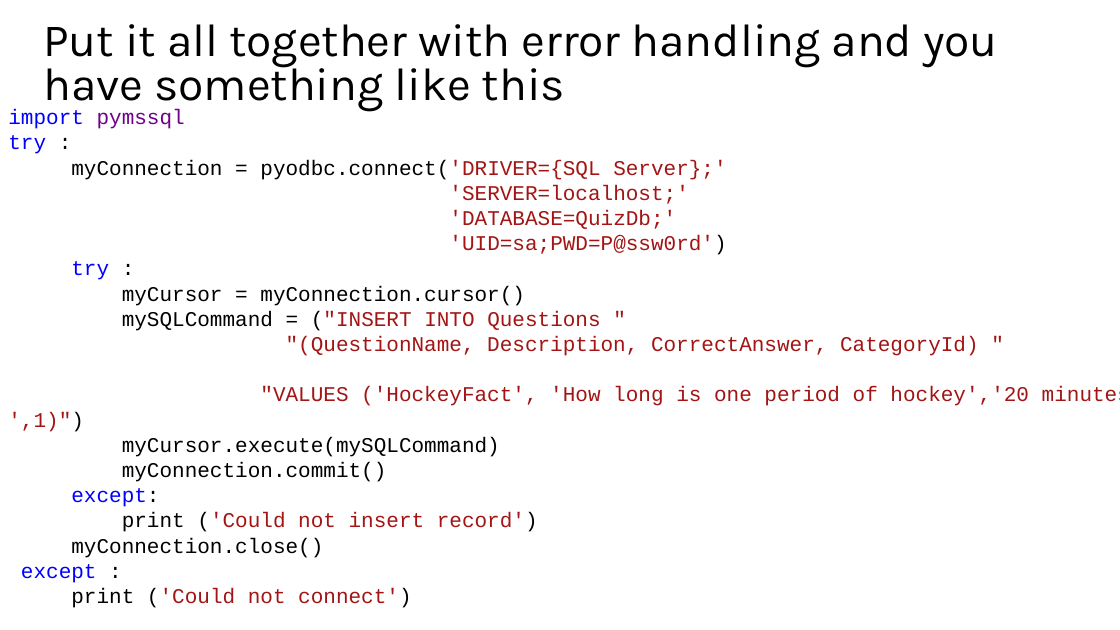
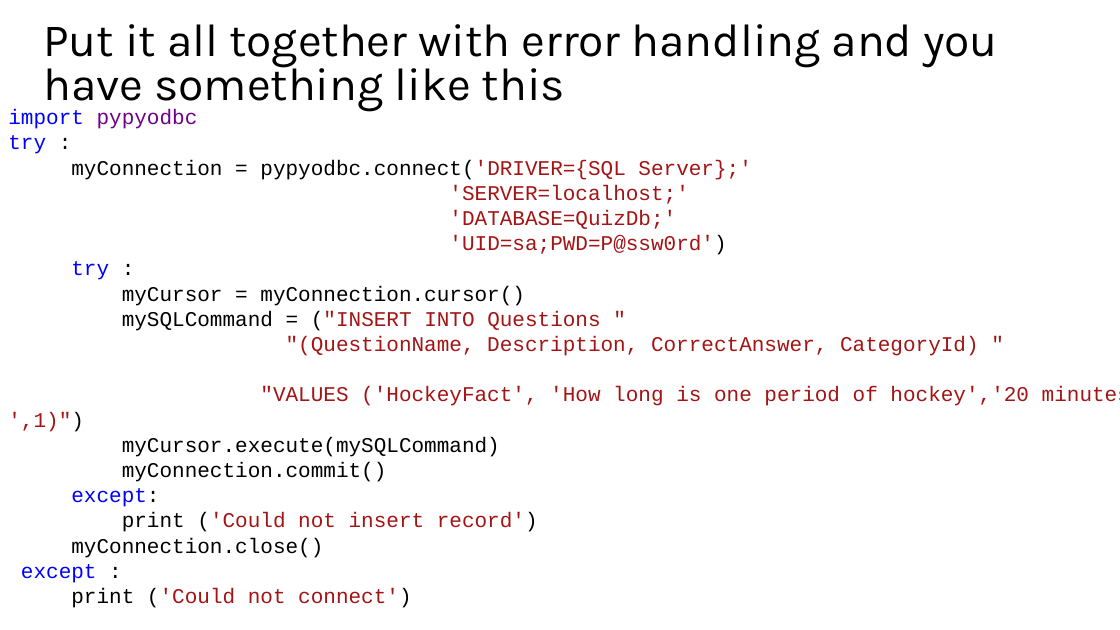
Before and after one commit to mkscala/AdvancedFlask, a slide deck: slide 20 of Slides/Module 4 - Python to databases.pptx (slide 25 before the commit). Drawn at 1120x630 pixels with LibreOffice and Linux fonts; fonts in the diff are those of the drawing. Boxes give left, top, right and bottom in pixels: in the first picture for what was removed or moved away, otherwise in the second. Text is boxed around its words. In the diff, an @@ line names an element or a change of style, - is before the commit and + after.

```diff
--- a/Slides/Module 4 - Python to databases.pptx
+++ b/Slides/Module 4 - Python to databases.pptx
@@ text at bbox=[8, 109, 198, 129]: text changed @@
-import pymssql
+import pypyodbc
@@ text at bbox=[71, 160, 751, 180]: text changed @@
-myConnection = pyodbc.connect('DRIVER={SQL Server};'
+myConnection = pypyodbc.connect('DRIVER={SQL Server};'
```
Also in this commit, not shown: 6 other slides changed, 6 slides removed.
